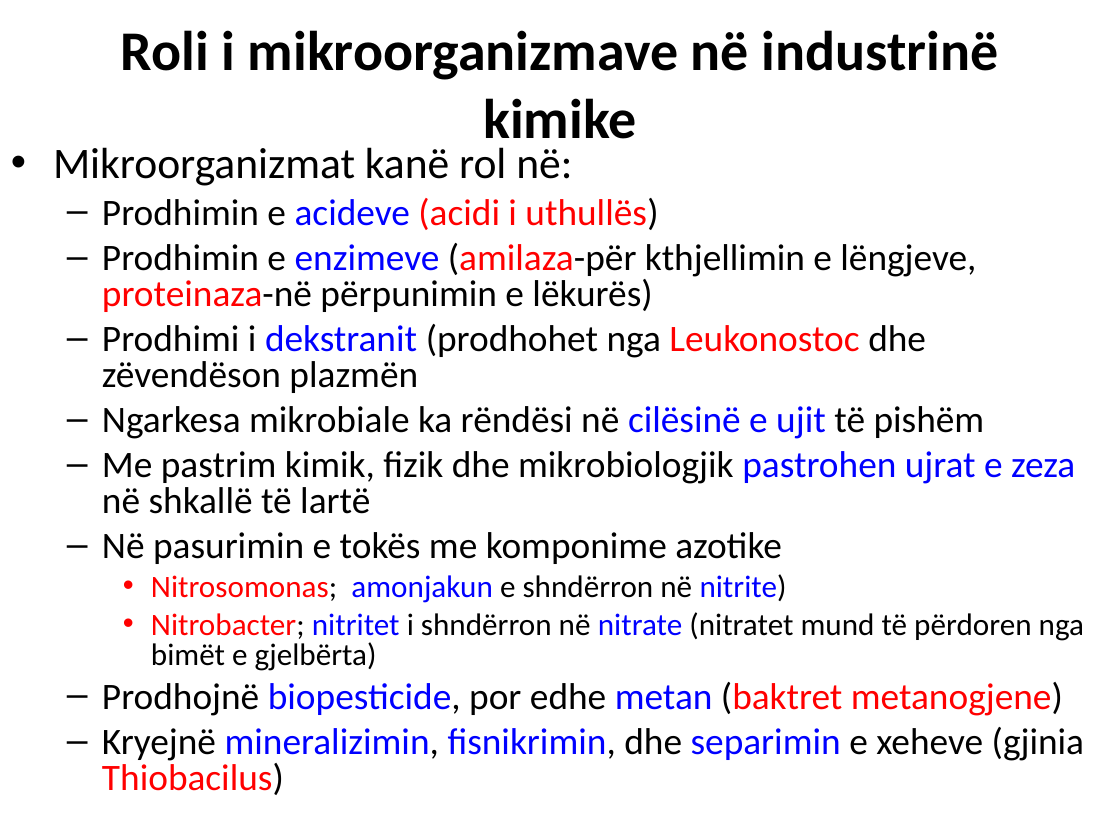
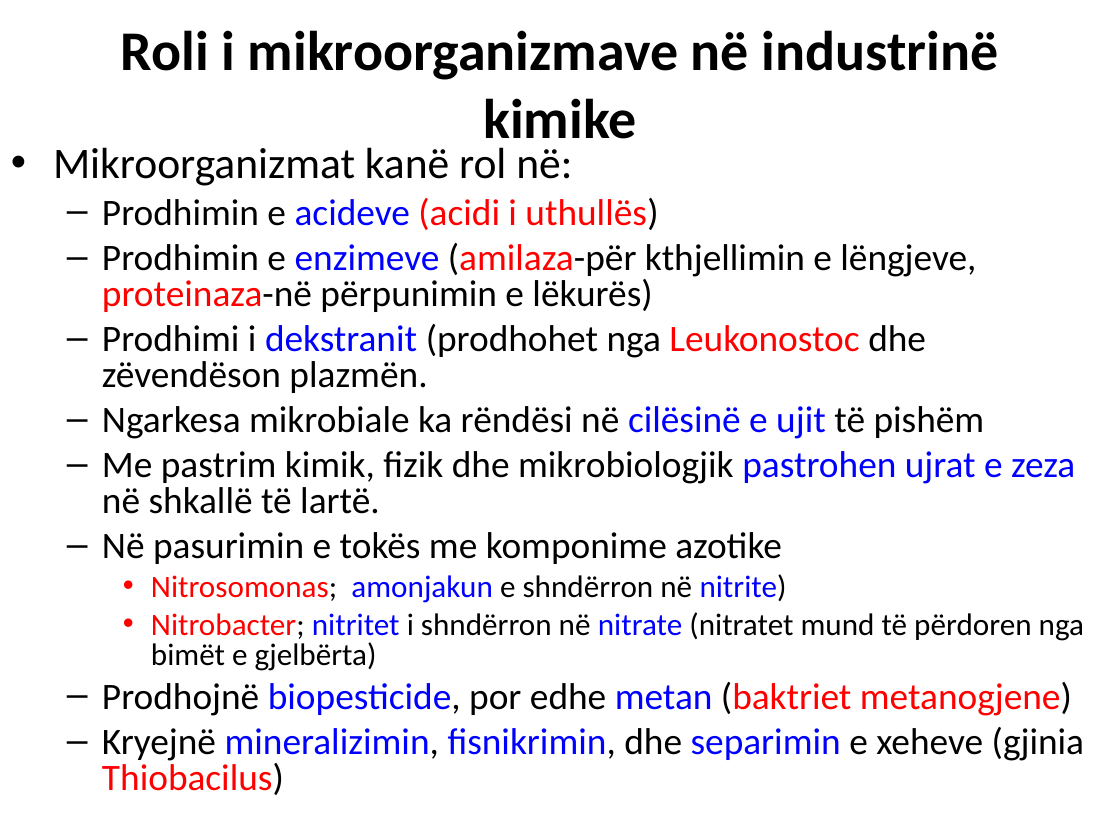
Before and after one commit to biologjia-aplikative/Biologjia-Aplikative, a slide deck: slide 25 of materiale/Klasa 11/2. BAKTERIET.ppt. Drawn at 1120x840 pixels with LibreOffice and Linux fonts; fonts in the diff are those of the drawing. Boxes give left, top, right and bottom in pixels: in the first picture for what was removed or moved away, otherwise in the second. Text is boxed around its words. In the diff, an @@ line names an element or a change of style, - is before the commit and + after.

```diff
--- a/materiale/Klasa 11/2. BAKTERIET.ppt
+++ b/materiale/Klasa 11/2. BAKTERIET.ppt
@@ text at [102,324,926,393]: text changed @@
-  – Prodhimi i dekstranit (prodhohet nga Leukonostoc dhe zëvendëson plazmën
+  – Prodhimi i dekstranit (prodhohet nga Leukonostoc dhe zëvendëson plazmën.
@@ text at [102,451,1075,514]: text changed @@
-  – Me pastrim kimik, fizik dhe mikrobiologjik pastrohen ujrat e zeza në shkallë të lartë
+  – Me pastrim kimik, fizik dhe mikrobiologjik pastrohen ujrat e zeza në shkallë të lartë.
@@ text at [102,682,1072,716]: text changed @@
-  – Prodhojnë biopesticide, por edhe metan (baktret metanogjene)
+  – Prodhojnë biopesticide, por edhe metan (baktriet metanogjene)
```
Also in this commit, not shown: 20 other slides changed, 16 other files.
